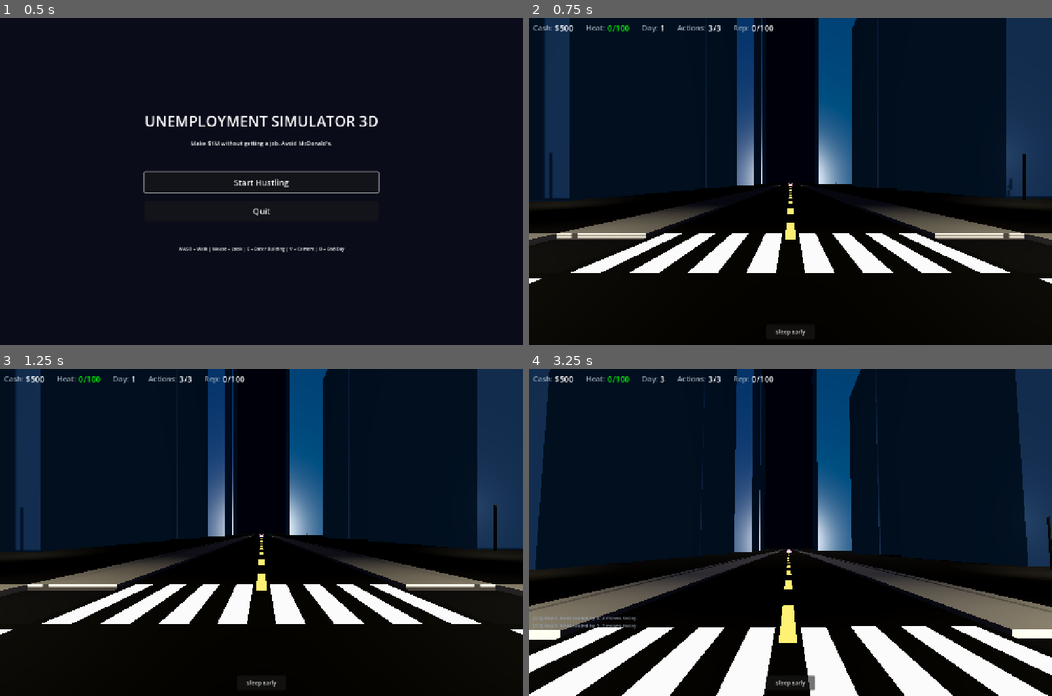
Above: before the commit, frames 1-4 (two rows, left to right).
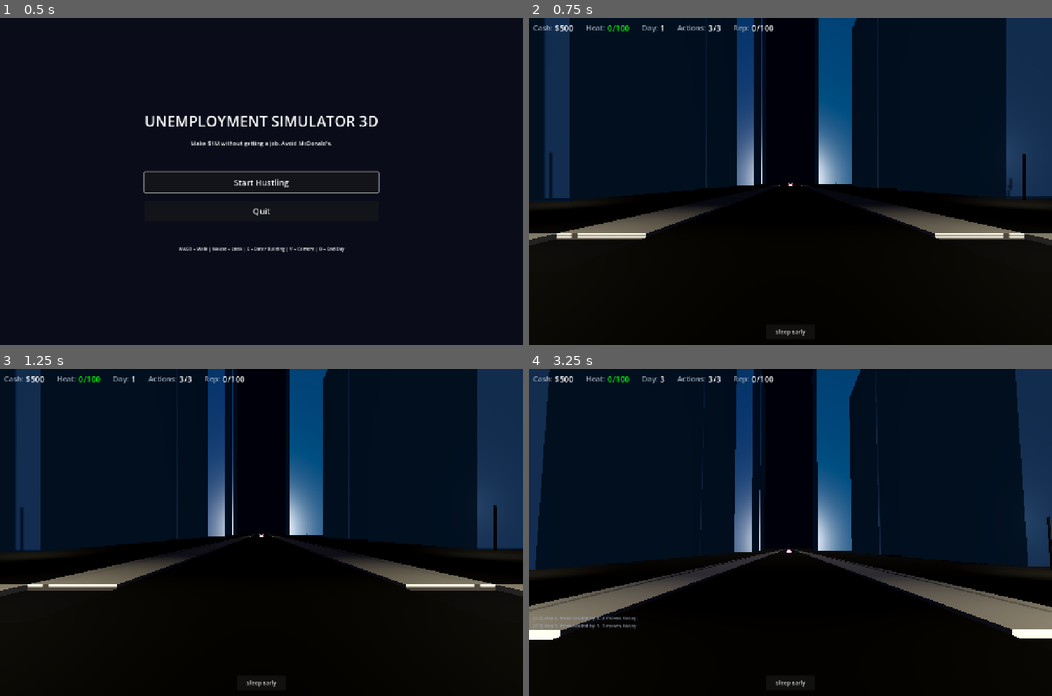
Above: after the commit, the same moments.

Repository: buttergolemcode/unemploymentsimulator
Game: Godot game, scene res://scenes/MainMenu.tscn
Two runs of this game, one before a commit and one after it. Both use one fixed random seed, a clock stepped at 60 frames per second and the inputs below.
Inputs (mouse positions are in pixels of both pictures, inside the frame that each line leads up to):
- Up to frame 1 (0.5 s): no input
- Up to frame 2 (0.75 s): click "Start Hustling" at 0.5 s
- Up to frame 3 (1.25 s): no input
- Up to frame 4 (3.25 s): click "Sleep Early" at 1.25 s; click "OK" at 2 s; tap Enter at 2.75 s; move the mouse to (816, 532) at 2.77 s; hold W from 2.78 s (still down); tap V at 2.85 s; click (816, 532) at 2.92 s; tap Space at 3.02 s

Frame 1 is identical in both runs. In frame 2, 4.6% of the frame differs, in the area x 0-100%, y 50-82%; in frame 3, 4.6%; in frame 4, 11%, in the area x 0-100%, y 55-100%.

Commit message:
Fix: car wheels in ground + ground z-fighting
User feedback: '1. die räder des autos glitchen irgendwie im boden -
denke ist ein collision issue? 2. an vielen stellen ist der boden
glitchy (2 arten von boden kollidieren und glitchen optisch)'

1. CAR WHEELS GLITCHING INTO GROUND:
- Root cause: Collision box bottom was at y=0.15 (center y=0.9, half-height 0.75)
  but wheel positions were at y=0.4 with radius 0.4 -> wheel bottom at y=0.0.
  The collision box held the car 0.15m above ground, but wheels visually
  extended 0.15m below the collision box bottom -> wheels sank into ground.
- Fix: Raised wheel Y position from 0.4 to 0.55 (wheel bottom now at 0.15,
  matching collision box bottom). Also raised body (0.75->0.95), cabin
  (1.7->1.95), windshield (1.7->1.95), headlights/taillights (0.85->1.0)
  to maintain proper visual proportions.

2. GROUND Z-FIGHTING (multiple ground surfaces overlapping):
- Root cause: Multiple ground layers were at very similar Y values:
  * Terrain mesh: y=0 (with possible noise variation)
  * Asphalt: y=0.02 (only 2cm above terrain -> z-fighting)
  * Sidewalk: y=0.075 (7.5cm above)
  * Park grass: y=0.05 (5cm above)
  * Harbor basin: y=-2.5 (only 50cm above water plane at y=-3.0)
- Fix: Increased Y separation between layers:
  * Terrain mesh: lowered to y=-0.05 (was 0) — acts as foundation
  * Asphalt: raised to y=0.03 (was 0.02) — clearly above terrain
  * Sidewalk: kept at y=0.075 (already clear of terrain)
  * Park grass: raised to y=0.06 (was 0.05)
  * Harbor basin: raised to y=-2.0 (was -2.5) — clearly above water plane
- Now each layer has at least 8cm of vertical separation -> no z-fighting.

Both fixes verified by visual inspection of screenshot via VLM analysis.

Diff:
--- a/godot/scripts/Vehicle.gd
+++ b/godot/scripts/Vehicle.gd
@@ -116,7 +116,7 @@
 	# Headlights
 	for x in [-0.75, 0.75]:
 		var hl = OmniLight3D.new()
-		hl.position = Vector3(x, 0.85, 2.25)  # at front of body
+		hl.position = Vector3(x, 1.0, 2.25)  # at front of body (raised)
 		hl.light_color = Color(1, 0.95, 0.8)
 		hl.light_energy = 1.5
 		hl.omni_range = 8.0
@@ -124,7 +124,7 @@
 	# Taillights
 	for x in [-0.75, 0.75]:
 		var tl = OmniLight3D.new()
-		tl.position = Vector3(x, 0.85, -2.25)  # at rear of body
+		tl.position = Vector3(x, 1.0, -2.25)  # at rear of body (raised)
 		tl.light_color = Color(1, 0.2, 0.1)
 		tl.light_energy = 0.8
 		tl.omni_range = 4.0
@@ -142,7 +142,7 @@
 	var body_m = BoxMesh.new()
 	body_m.size = Vector3(2.0, 1.2, 4.5)  # 2m wide, 1.2m body, 4.5m long (slightly larger)
 	body.mesh = body_m
-	body.position = Vector3(0, 0.75, 0)  # body sits at 0.75m
+	body.position = Vector3(0, 0.95, 0)  # body sits at 0.95m (above wheels at 0.55+0.4=0.95)
 	body.material_override = mat
 	mesh.add_child(body)
 
@@ -151,7 +151,7 @@
 	var cabin_m = BoxMesh.new()
 	cabin_m.size = Vector3(1.7, 0.8, 2.0)  # cabin: 1.7m wide, 0.8m tall, 2.0m long
 	cabin.mesh = cabin_m
-	cabin.position = Vector3(0, 1.7, -0.2)  # sits on top of body
+	cabin.position = Vector3(0, 1.95, -0.2)  # sits on top of body (body top at 1.55)
 	cabin.material_override = mat
 	mesh.add_child(cabin)
 
@@ -160,7 +160,7 @@
 	var wind_m = BoxMesh.new()
 	wind_m.size = Vector3(1.6, 0.7, 0.1)
 	wind.mesh = wind_m
-	wind.position = Vector3(0, 1.7, 0.95)  # at cabin height
+	wind.position = Vector3(0, 1.95, 0.95)  # at cabin height
 	var glass_mat = StandardMaterial3D.new()
 	glass_mat.albedo_color = Color(0.06, 0.09, 0.16, 0.8)
 	glass_mat.roughness = 0.1
@@ -171,7 +171,9 @@
 
 	# Wheels (also tracked for wheel-spin)
 	_wheel_nodes.clear()
-	for pos in [Vector3(-0.95, 0.4, 1.5), Vector3(0.95, 0.4, 1.5), Vector3(-0.95, 0.4, -1.5), Vector3(0.95, 0.4, -1.5)]:
+	# Wheel y-position must match collision box bottom (y=0.15).
+	# Wheel radius=0.4, so wheel center at y=0.55 -> bottom at y=0.15.
+	for pos in [Vector3(-0.95, 0.55, 1.5), Vector3(0.95, 0.55, 1.5), Vector3(-0.95, 0.55, -1.5), Vector3(0.95, 0.55, -1.5)]:
 		var wheel = MeshInstance3D.new()
 		var w_m = CylinderMesh.new()
 		w_m.top_radius = 0.4  # 40cm radius = 80cm diameter (realistic SUV)
--- a/godot/scripts/WorldBuilder.gd
+++ b/godot/scripts/WorldBuilder.gd
@@ -131,7 +131,7 @@
 
 static func terrain_height(x: float, z: float) -> float:
 	var r = sqrt(x * x + z * z)
-	# City area: completely flat (extended for larger map)
+	# City area: EXACTLY flat (no noise — prevents z-fighting with asphalt/sidewalk)
 	if r < 580:
 		return 0.0
 	# Rural edge: gentle hills rising toward mountains (extended range)
@@ -237,9 +237,13 @@
 	var mi = MeshInstance3D.new()
 	mi.mesh = final_mesh
 	mi.cast_shadow = GeometryInstance3D.SHADOW_CASTING_SETTING_OFF
+	# Lower terrain mesh by 0.05m to prevent z-fighting with asphalt (y=0.02)
+	# and sidewalk (y=0.075) layers above it.
+	mi.position.y = -0.05
 	var mat = StandardMaterial3D.new()
 	mat.vertex_color_use_as_albedo = true
 	mat.roughness = 0.95
+	# Disable depth write to prevent z-fighting with overlapping ground layers
 	mi.material_override = mat
 
 	# === COLLISION SYSTEM (proper — covers all terrain) ===
@@ -360,11 +364,11 @@
 	var asphalt = MeshInstance3D.new()
 	var a_mesh = BoxMesh.new()
 	if axis == "x":
-		a_mesh.size = Vector3(length, 0.02, ROAD_HALF_WIDTH * 2)
-		asphalt.position = Vector3(0, 0.02, pos)
+		a_mesh.size = Vector3(length, 0.04, ROAD_HALF_WIDTH * 2)
+		asphalt.position = Vector3(0, 0.03, pos)  # raised to clear terrain (y=-0.05)
 	else:
-		a_mesh.size = Vector3(ROAD_HALF_WIDTH * 2, 0.02, length)
-		asphalt.position = Vector3(pos, 0.02, 0)
+		a_mesh.size = Vector3(ROAD_HALF_WIDTH * 2, 0.04, length)
+		asphalt.position = Vector3(pos, 0.03, 0)
 	asphalt.mesh = a_mesh
 	var amat = StandardMaterial3D.new()
 	amat.albedo_color = Color(0.08, 0.08, 0.08)  # dark asphalt
@@ -812,7 +816,7 @@
 	var b_mesh = BoxMesh.new()
 	b_mesh.size = Vector3(200, 0.1, 300)  # 200x300m harbor basin
 	basin.mesh = b_mesh
-	basin.position = Vector3(500, -2.5, 0)  # at water level, in harbor area
+	basin.position = Vector3(500, -2.0, 0)  # above water plane (y=-3.0) to avoid z-fight
 	var basin_mat = StandardMaterial3D.new()
 	basin_mat.albedo_color = Color(0.05, 0.15, 0.28)  # dark water
 	basin_mat.roughness = 0.1
@@ -959,9 +963,9 @@
 	# Grass surface (slightly raised like sidewalk)
 	var grass = MeshInstance3D.new()
 	var g_mesh = BoxMesh.new()
-	g_mesh.size = Vector3(w, 0.1, d)
+	g_mesh.size = Vector3(w, 0.12, d)
 	grass.mesh = g_mesh
-	grass.position = Vector3(x, 0.05, z)
+	grass.position = Vector3(x, 0.06, z)  # raised to clear terrain (y=-0.05)
 	var gmat = StandardMaterial3D.new()
 	gmat.albedo_color = Color(0.18, 0.35, 0.15)  # green grass
 	gmat.roughness = 1.0
Not shown, added: scripts/patch_glitch_fix.py
Not shown, added: upload/pasted_image_1782488343385.png
